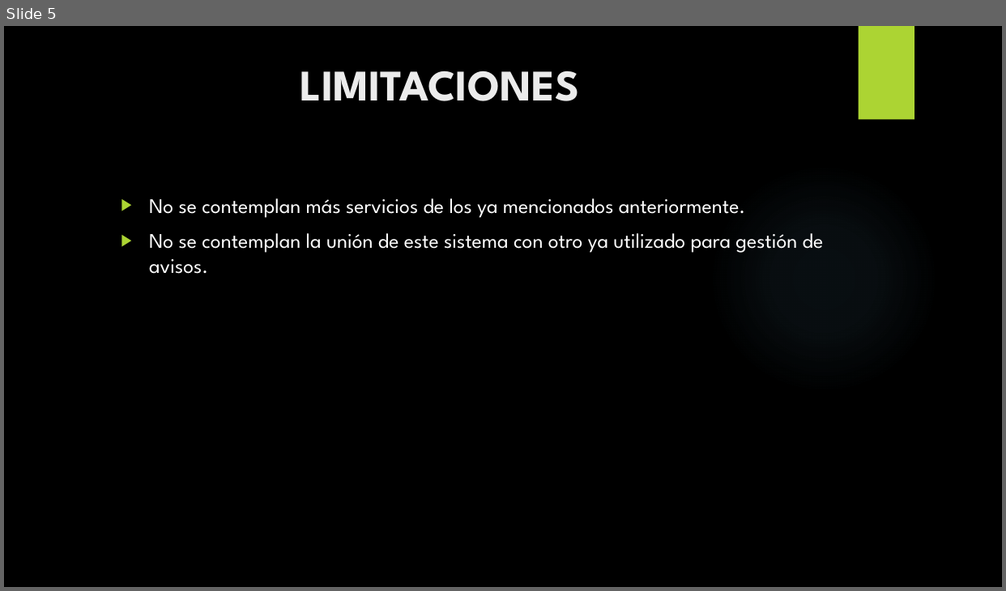
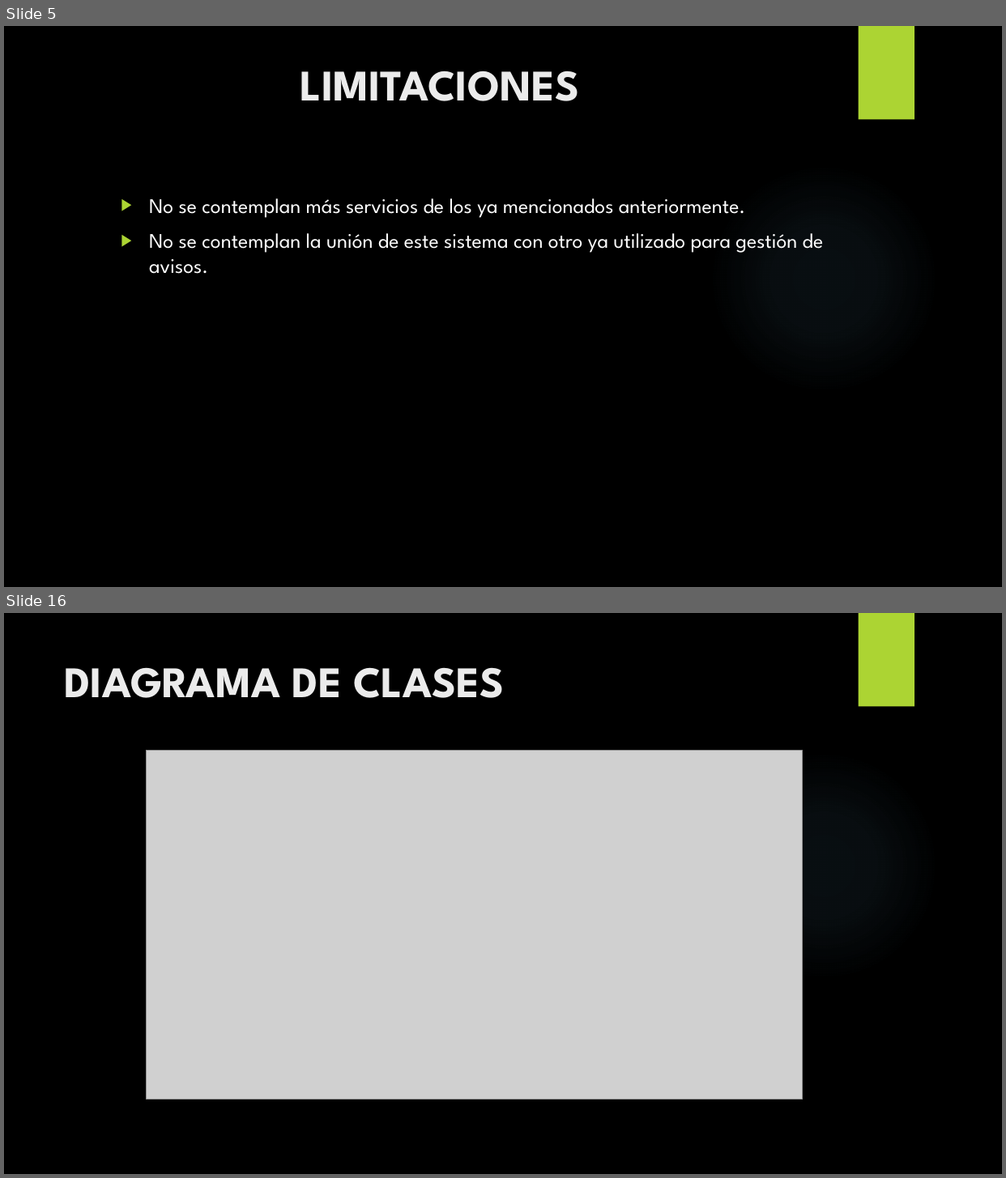
Before and after one commit to areco93/F5Facat, a slide deck: Documentos/F5 Facat(Final).pptx. Shown one above the other, each under a label of ours: slide 5 before the commit, slides 5 and 16 after it; the slides between them are not shown. The pictures are 1006x591 and 1006x1178 pixels, drawn with LibreOffice and Linux fonts; fonts in the diff are those of the drawing; grey boxes stand for pictures; background and template pictures are left out. Boxes give left, top, right and bottom in pixels: in the first picture for what was removed or moved away, otherwise in the second. Text is boxed around its words. In the diff, an @@ line names an element or a change of style, - is before the commit and + after.

```diff
--- a/Documentos/F5 Facat(Final).pptx
+++ b/Documentos/F5 Facat(Final).pptx
@@ slide 16 added at bbox=[4, 613, 1002, 1174], background picture (left out); not listed: 2 template elements that a slide beside it also shows @@
@@ title added at bbox=[65, 667, 504, 698], 42 pt, text #EBEBEB, bold @@
+DIAGRAMA DE CLASES
@@ picture added at bbox=[147, 751, 802, 1100] @@
```
Also in this commit, not shown: 14 other slides added, 1 slide removed, 52 other files.
